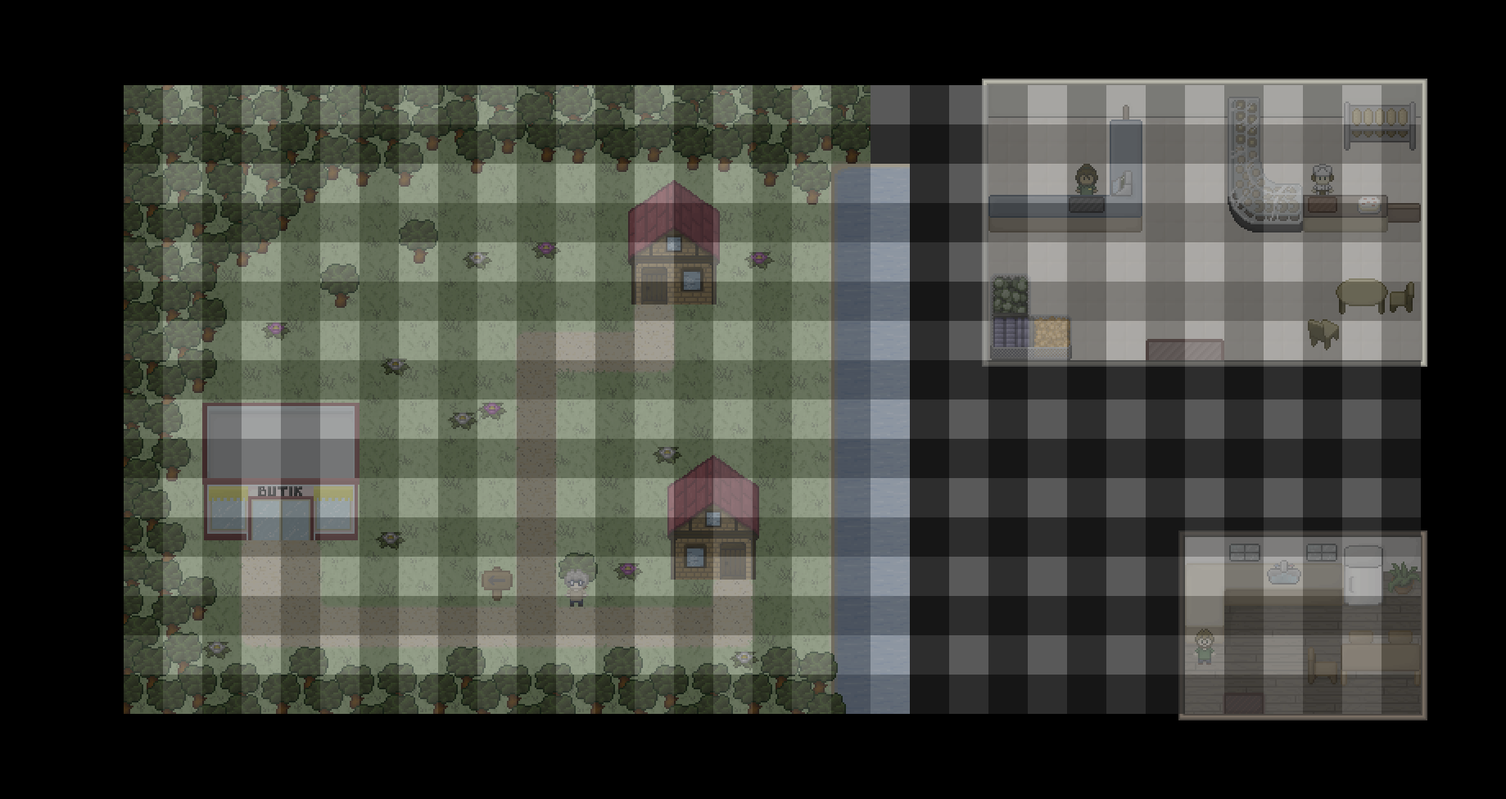
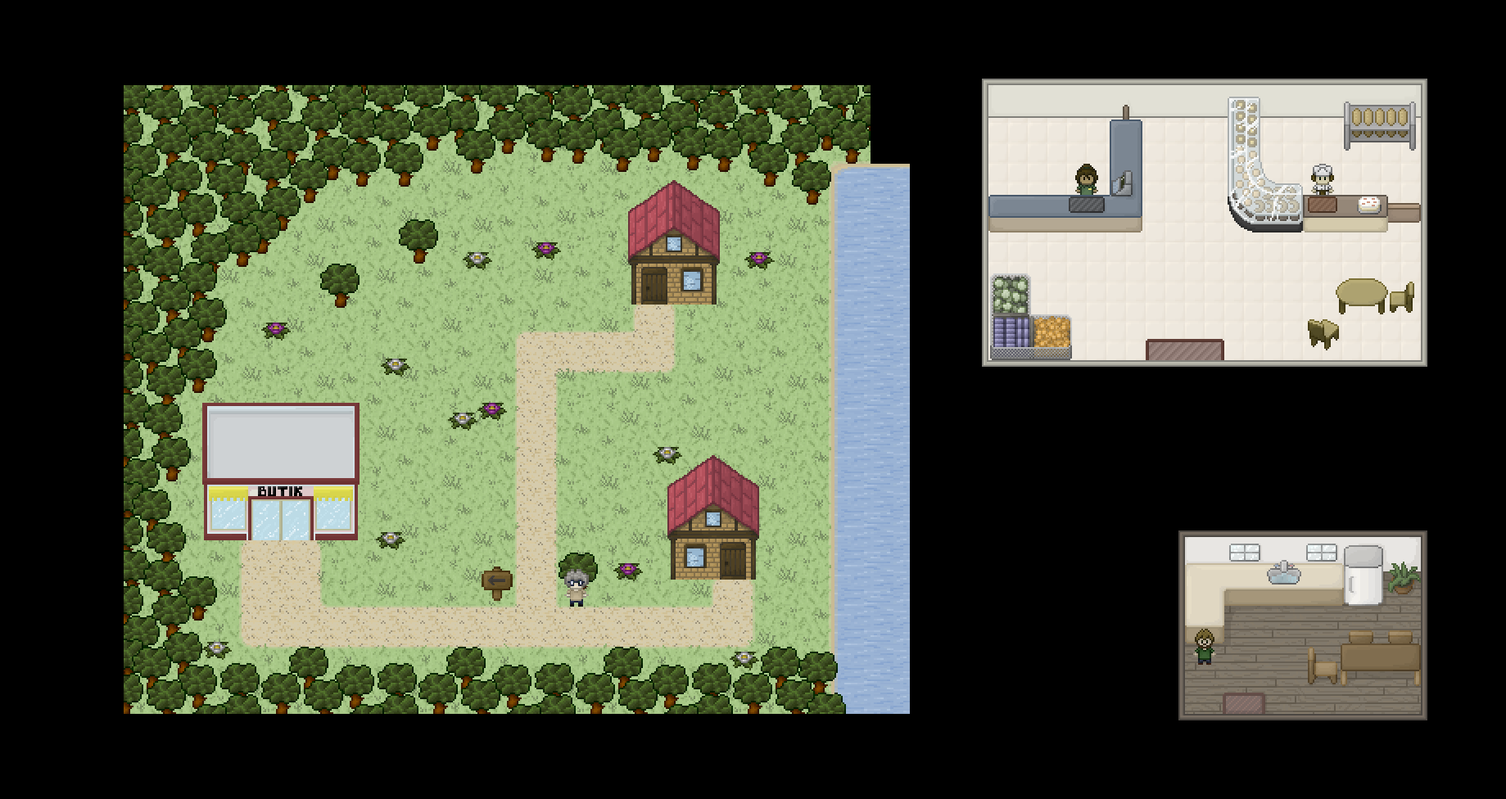
Layer changes from the first 1506x799 image to the second:
hid "Lag 21" over [123, 85, 1421, 715]
